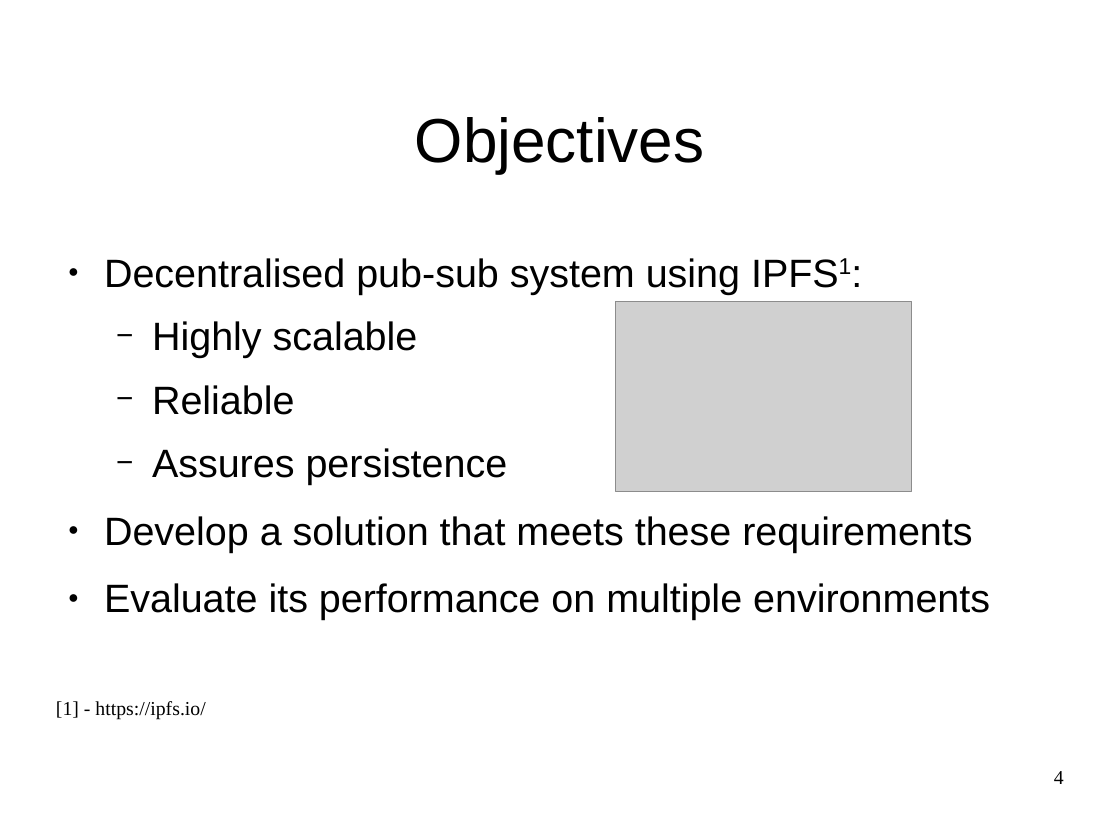
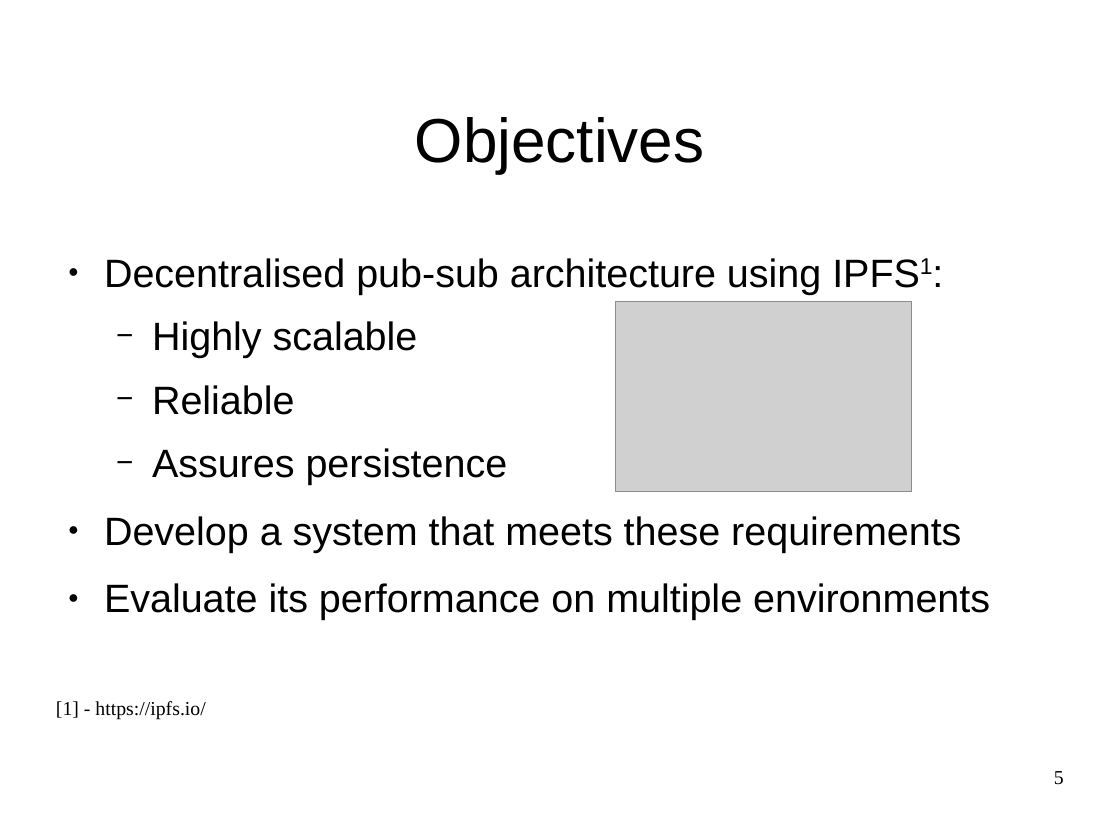
Before and after one commit to JGAntunes/pulsarcast, a slide deck: slide 5 of project-report/presentation.odp (slide 4 before the commit). Drawn at 1120x840 pixels with LibreOffice and Linux fonts; fonts in the diff are those of the drawing; grey boxes stand for pictures; background and template pictures are left out. Boxes give left, top, right and bottom in pixels: in the first picture for what was removed or moved away, otherwise in the second. Text is boxed around its words. In the diff, an @@ line names an element or a change of style, - is before the commit and + after.

```diff
--- a/project-report/presentation.odp
+++ b/project-report/presentation.odp
@@ text at <box>104,258,821,295</box>: text changed @@
-● Decentralised pub-sub system using IPFS1:
+● Decentralised pub-sub architecture using IPFS1:
@@ text at <box>104,516,961,553</box>: text changed @@
-● Develop a solution that meets these requirements
+● Develop a system that meets these requirements
@@ page number at <box>1054,771,1064,785</box>: text changed @@
-4
+5
```
Also in this commit, not shown: 10 other slides changed, 3 slides added, 1 slide removed, 1 other file.
